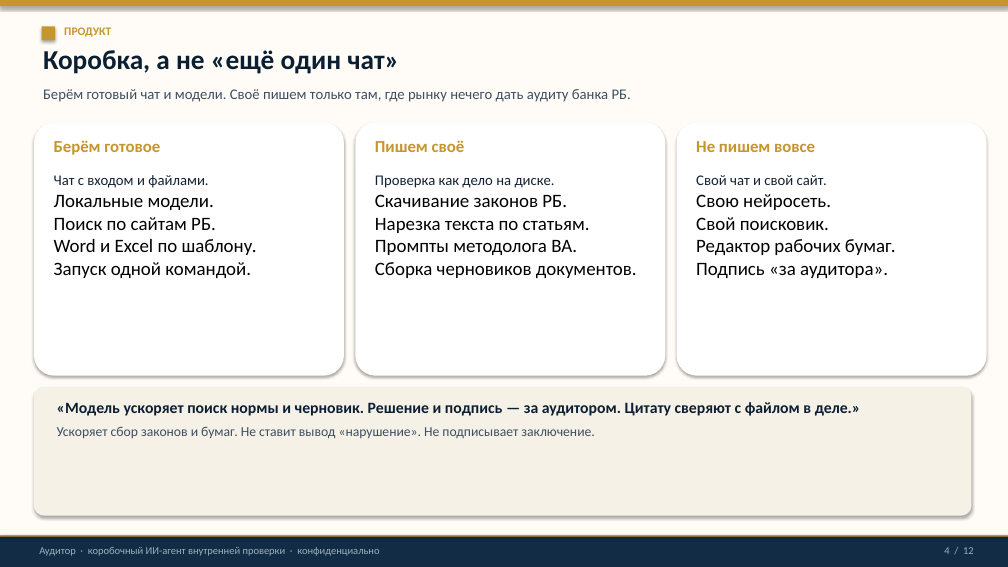
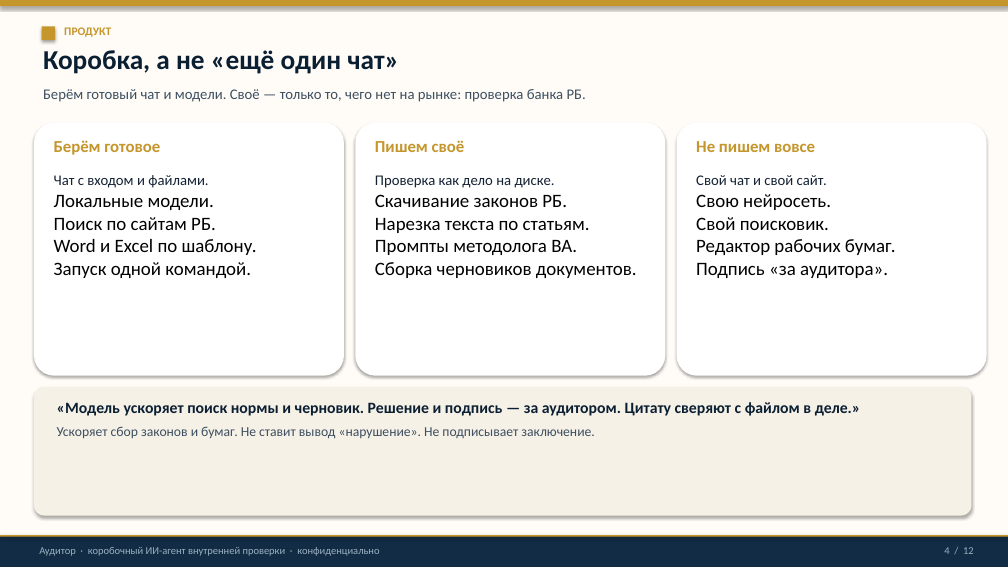
Before and after one commit to sweetd0vee/audit-tools, a slide deck: slide 4 of docs/Аудитор_ИИ-агент_презентация.pptx. Drawn at 1008x567 pixels with LibreOffice and Linux fonts; fonts in the diff are those of the drawing. Boxes give left, top, right and bottom in pixels: in the first picture for what was removed or moved away, otherwise in the second. Text is boxed around its words. In the diff, an @@ line names an element or a change of style, - is before the commit and + after.

```diff
--- a/docs/Аудитор_ИИ-агент_презентация.pptx
+++ b/docs/Аудитор_ИИ-агент_презентация.pptx
@@ text at <box>43,89,586,102</box>: text changed @@
-Берём готовый чат и модели. Своё пишем только там, где рынку нечего дать аудиту банка РБ.
+Берём готовый чат и модели. Своё — только то, чего нет на рынке: проверка банка РБ.
```
Also in this commit, not shown: 4 other slides changed, 29 other files.
